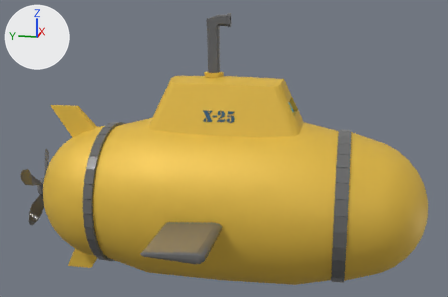
What one commit did to the glTF model assets/models/submarine.gltf.
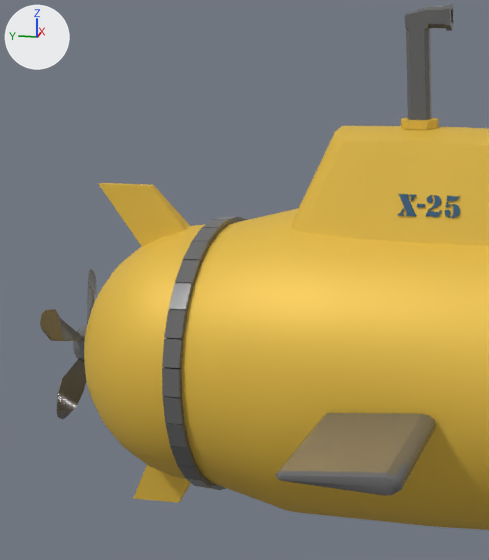
Old and new are each drawn whole from a 50 mm camera at (-7.64, -1.66, 2.58) aimed at (0.05, -0.12, 0.66) and again close up on the part from 0% to 56% of the width and 4% to 100% of the height. Lighting does not change. The marker at upper left points along +X, +Y and +Z. Where no turn or scale is listed for an object, it has been applied to the vertices. Vertices at the same position are counted once.

The first close-up shows 'fins', 'screw', 'submarine'.
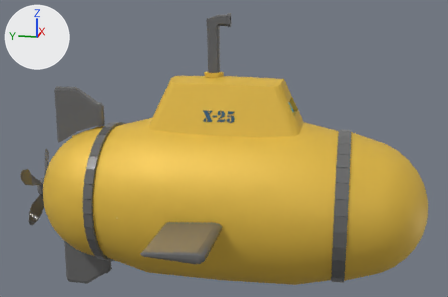
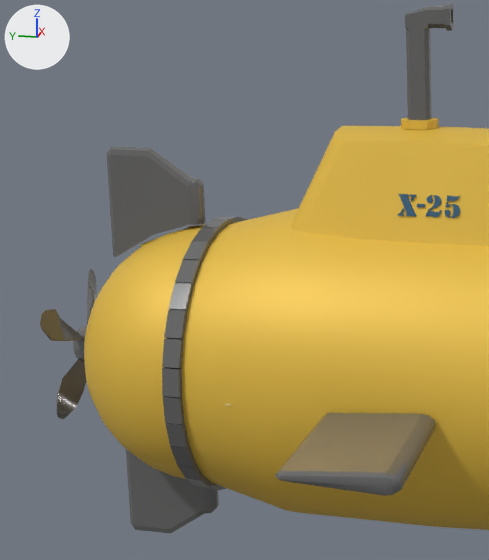
Diff of the bpy script that builds the scene:
```diff
--- a/assets/models/submarine.gltf.py
+++ b/assets/models/submarine.gltf.py
@@ me_sphere @@
 me_sphere.from_pydata(...)  # 8437 vertices, 16782 faces; spans x -1.06..1.06, y -4.3..0.73, z -1.15..2.37
 # used by ob_submarine; location = (0.0, 1.598, 0.0)
+# me_sphere part 1: all 2 vertices in x -0.02..0.02, y 0.53, z -1.15 are moved by (0.0, -0.2, 0.41)
+# me_sphere part 2: all 3 vertices in x -0.03..0.03, y 0.35..0.36, z -1.15 are moved by (0.0, -0.17, 0.31)
+# me_sphere part 3: all 3 vertices in x -0.03..0.03, y 0.17..0.18, z -1.15 are moved by (0.0, -0.16, 0.27)
+# me_sphere part 4: all 9 vertices in x -0.03..0.03, y 0.25..0.64, z 1.16 are turned -20.5 degrees about the x axis through their middle, then moved by (0.0, -0.27, -0.35)
 me_sphere.materials.append(mat_submarineskin)
@@ me_cube_002 @@
+me_cube_002.from_pydata(...)  # 84 vertices, 160 faces; spans x -0.06..0.06, y -0.32..0.36, z 0.28..3.1
+me_cube_002.materials.append(mat_metalband)  # grey #777777
@@ ob_rudder @@
+ob_rudder = bpy.data.objects.new('rudder', me_cube_002)
+ob_rudder.location = (-0.004, 1.815, -1.692)
```

Boxes (x1, y1, x2, y2) around the edits, measured in the close-ups (489 x 560 px; the box of a moved part takes in the faces that stretch with it):
'rudder', added
    after: (107, 147, 219, 534)
part 1 of me_sphere, moved or reshaped (not visible afterwards)
    before: (133, 465, 168, 500)
part 2 of me_sphere, moved or reshaped (not visible afterwards)
    before: (156, 474, 184, 500)
part 3 of me_sphere, moved or reshaped (not visible afterwards)
    before: (155, 479, 191, 503)
part 4 of me_sphere, moved or reshaped
    before: (99, 183, 190, 247)
    after: (140, 228, 187, 247)
